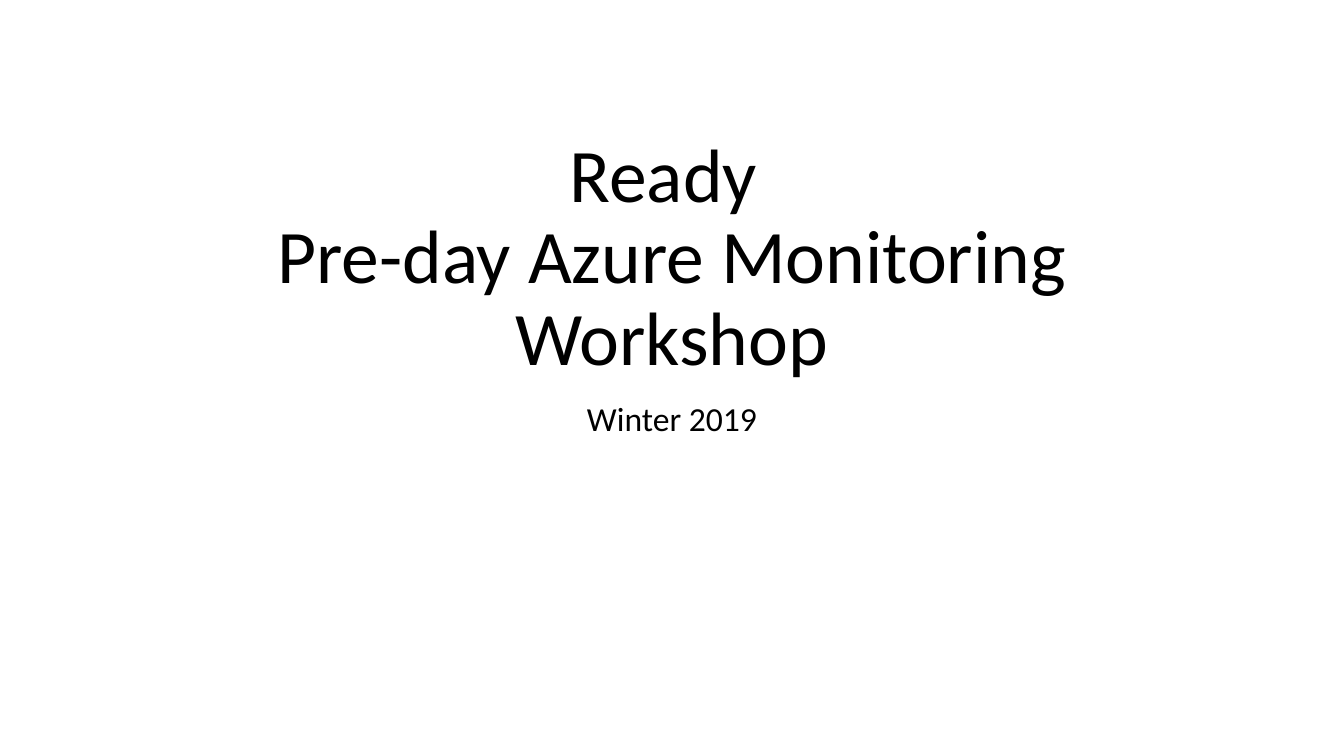
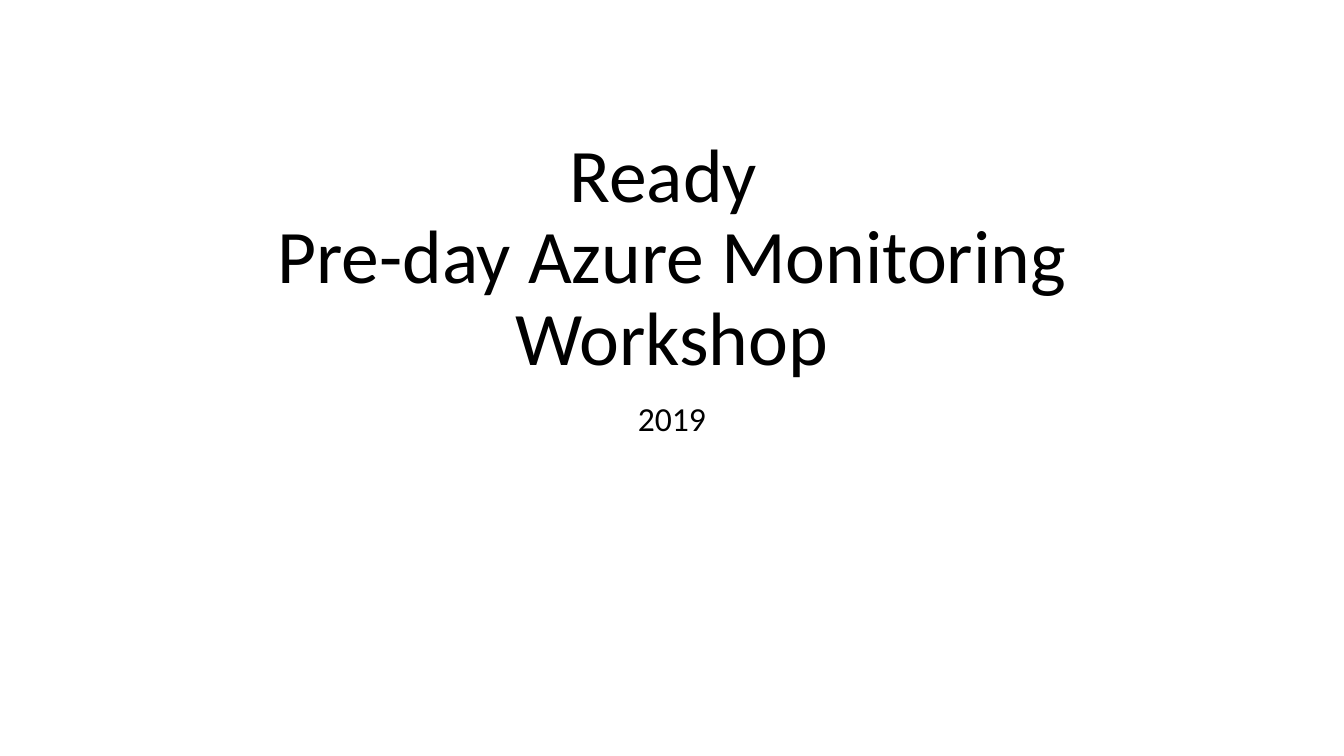
Before and after one commit to rkuehfus/pre-ready-2019-H1, a slide deck: slide 1 of Student/Guides/Challenges.pptx. Drawn at 1344x756 pixels with LibreOffice and Linux fonts; fonts in the diff are those of the drawing. Boxes give left, top, right and bottom in pixels: in the first picture for what was removed or moved away, otherwise in the second. Text is boxed around its words. In the diff, an @@ line names an element or a change of style, - is before the commit and + after.

```diff
--- a/Student/Guides/Challenges.pptx
+++ b/Student/Guides/Challenges.pptx
@@ subtitle at box(638, 409, 706, 432): text changed @@
-Winter 2019
+2019
```
Also in this commit, not shown: 13 other files.
